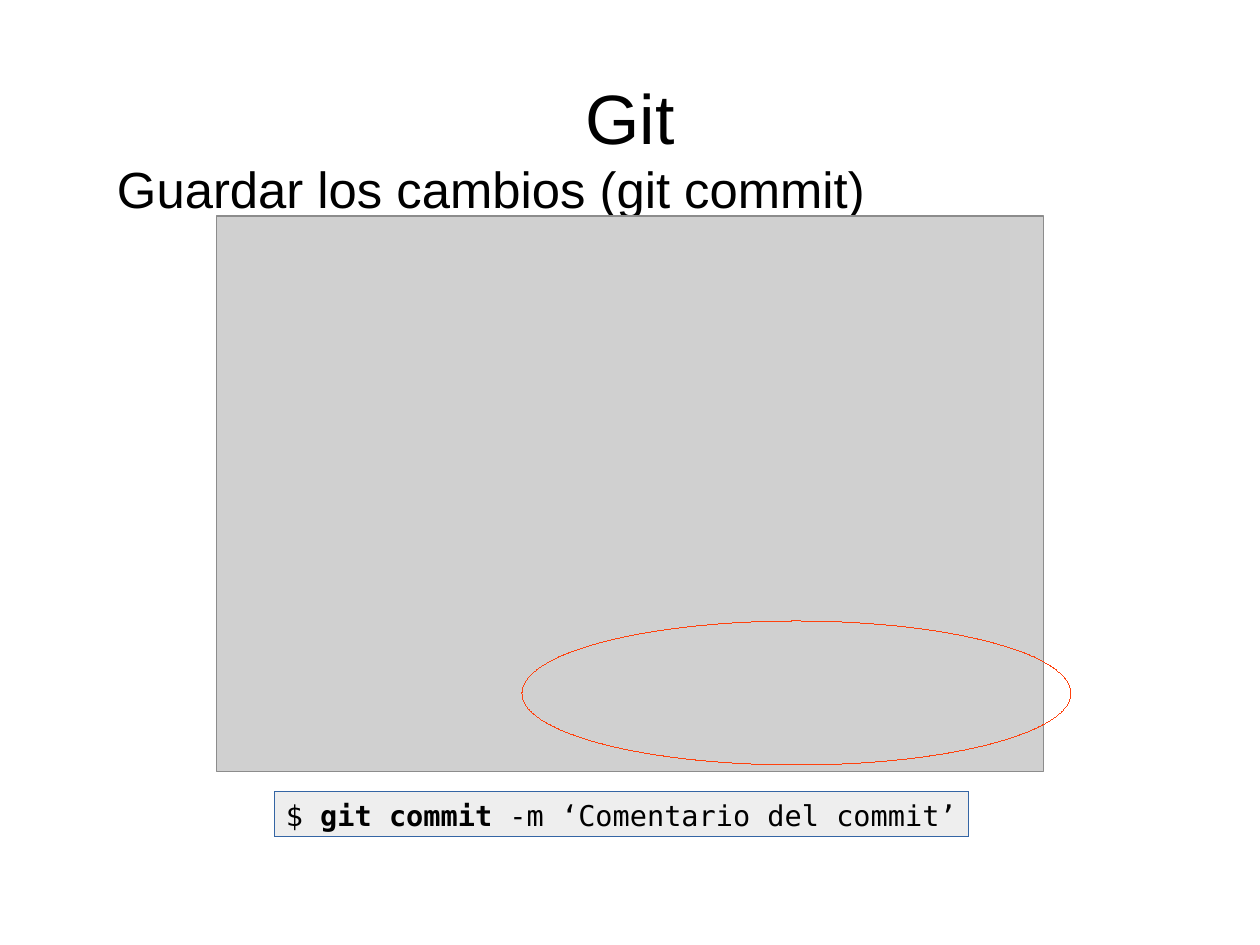
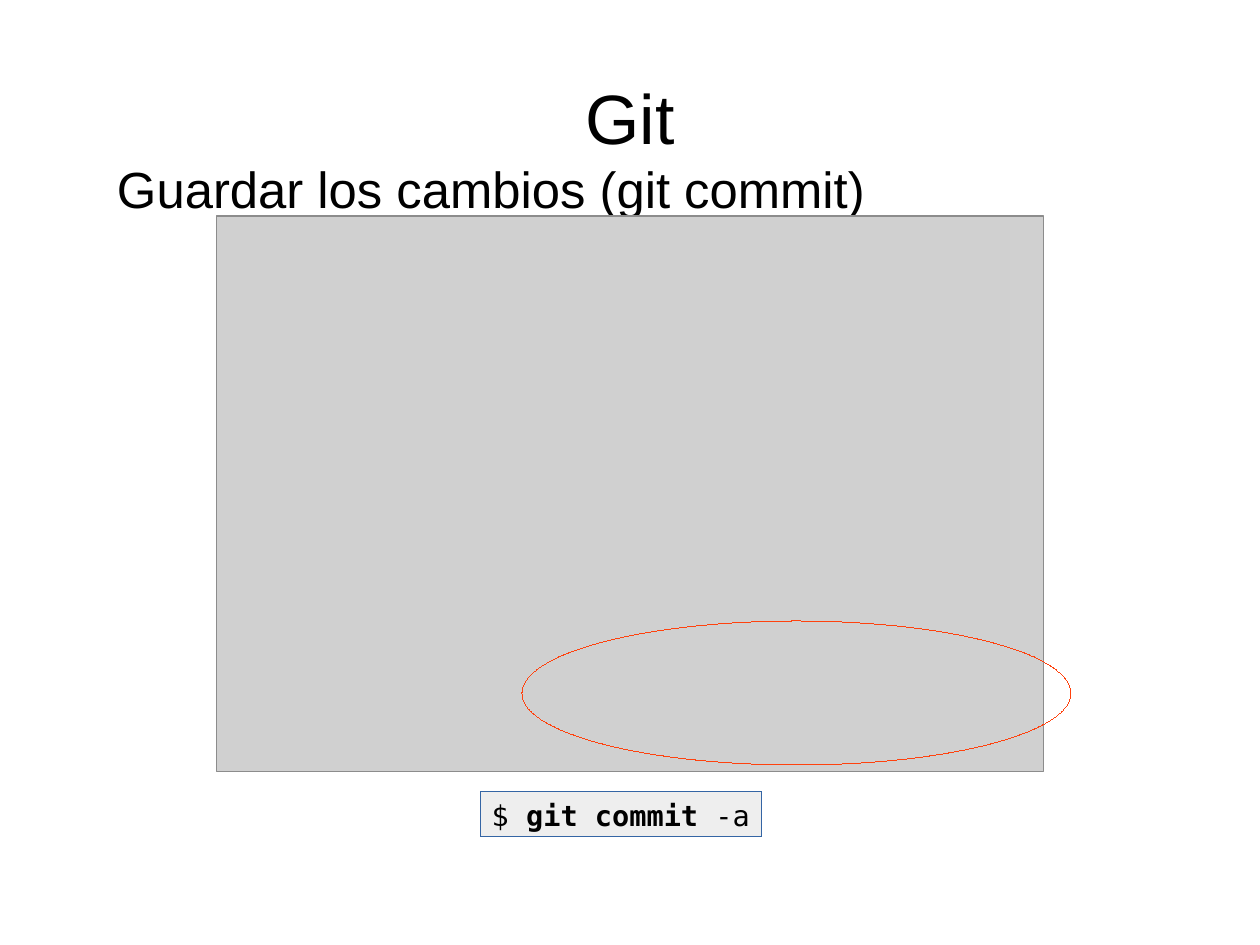
Before and after one commit to franperr/introduccion-git-github, a slide deck: slide 10 of Diapositivas.odp. Drawn at 1260x945 pixels with LibreOffice and Linux fonts; fonts in the diff are those of the drawing; grey boxes stand for pictures. Boxes give left, top, right and bottom in pixels: in the first picture for what was removed or moved away, otherwise in the second. Text is boxed around its words. In the diff, an @@ line names an element or a change of style, - is before the commit and + after.

```diff
--- a/Diapositivas.odp
+++ b/Diapositivas.odp
@@ rectangle "$ git commit -a": place and size @@
-rectangle "$ git commit -a" at (274, 792, 968, 837)
+rectangle "$ git commit -a" at (480, 792, 761, 837)
@@ text in rectangle at (526, 803, 749, 832): text changed; bold on @@
-$ git commit -m ‘Comentario del commit’
+$ git commit -a
```
Also in this commit, not shown: 2 other slides changed, 5 slides added.
